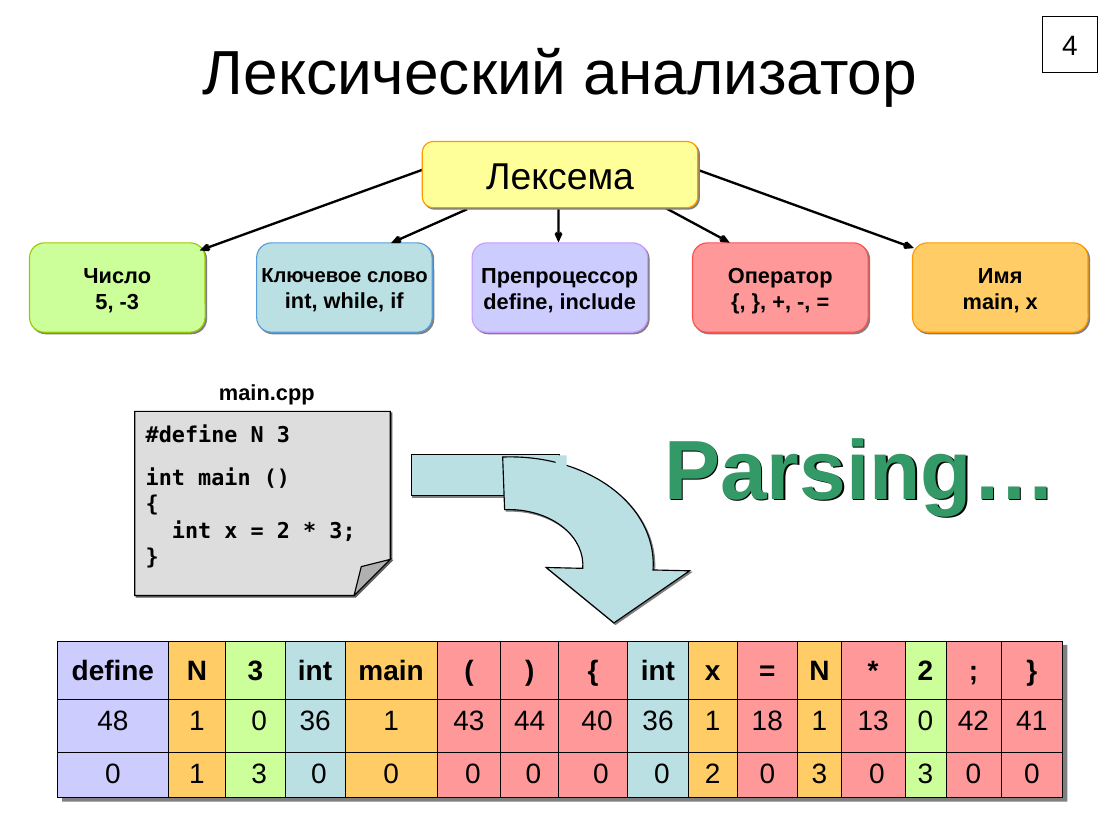
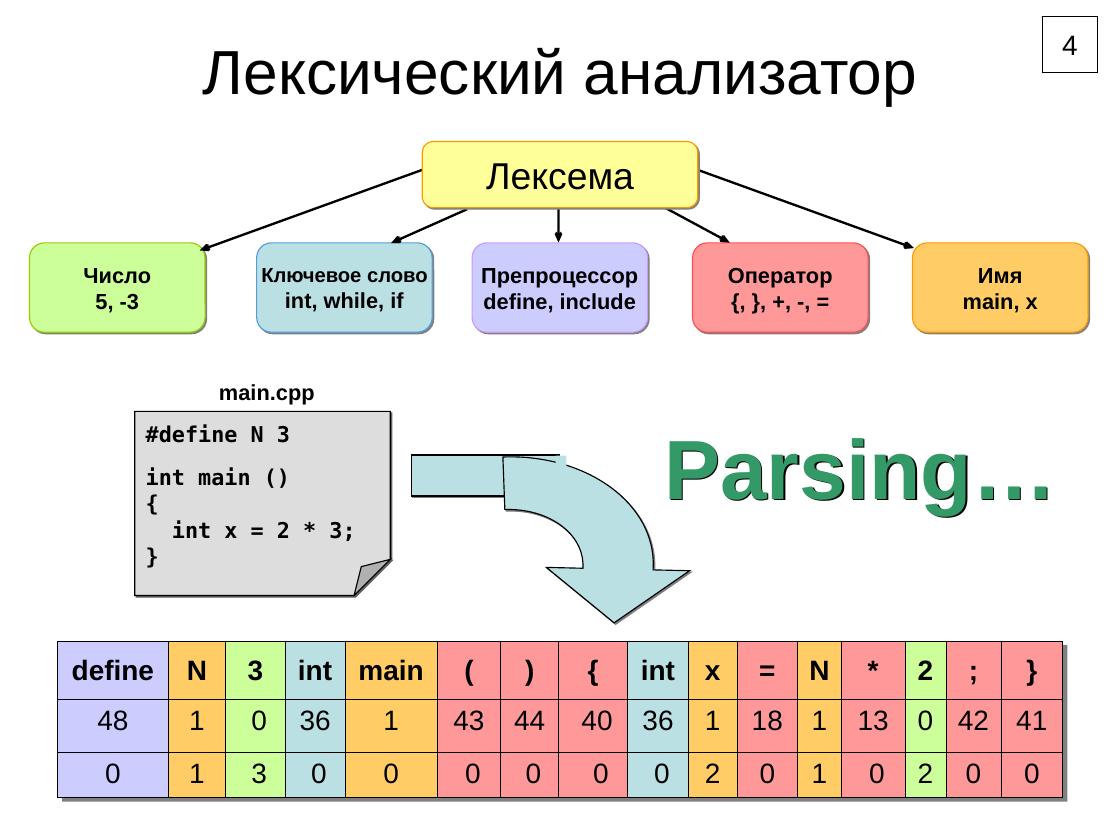
Before and after one commit to Klesomik/Compiler, a slide deck: slide 5 of Compiler/Theory/Report.ppt. Drawn at 1120x840 pixels with LibreOffice and Linux fonts; fonts in the diff are those of the drawing. Boxes give left, top, right and bottom in pixels: in the first picture for what was removed or moved away, otherwise in the second. Text is boxed around its words. In the diff, an @@ line names an element or a change of style, - is before the commit and + after.

```diff
--- a/Compiler/Theory/Report.ppt
+++ b/Compiler/Theory/Report.ppt
@@ freeform shape at [466, 452, 656, 629]: outline redrawn @@
@@ table at [57, 642, 1062, 797] @@
-row 3, column 12: 3
+row 3, column 12: 1
-row 3, column 14: 3
+row 3, column 14: 2
```
Also in this commit, not shown: 1 other slide changed, 37 other files.
